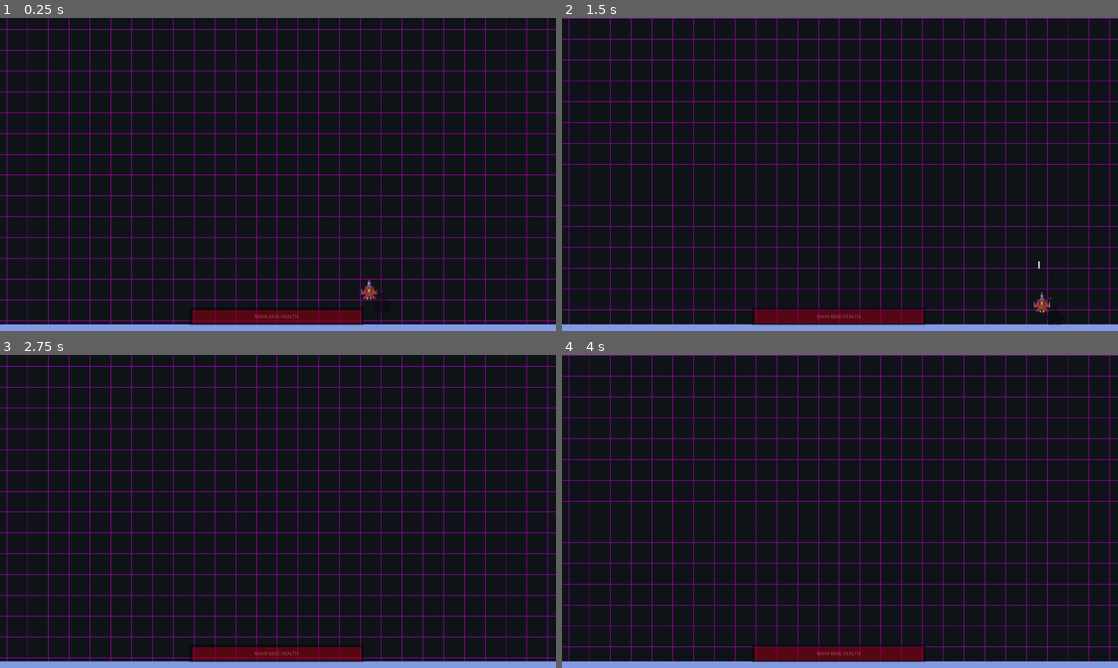
Above: before the commit, frames 1-4 (two rows, left to right).
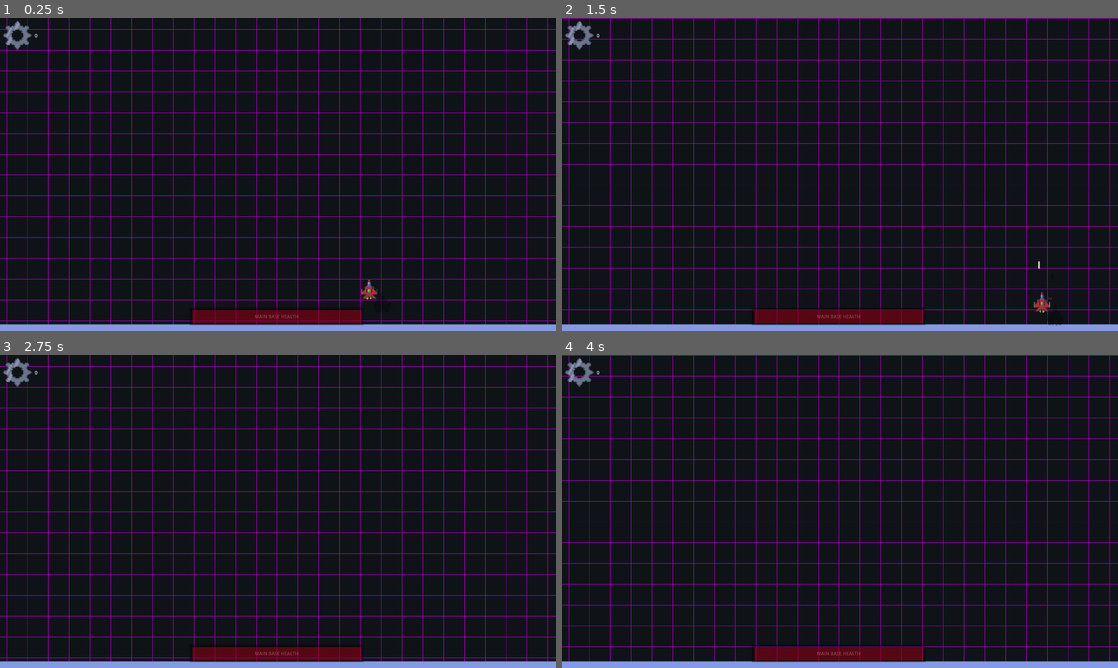
Above: after the commit, the same moments.

Repository: Nekupa-Studio/PlaneGame
Game: Godot game, scene res://scenes/prototype.tscn
The game is run twice, just before and just after one commit, with the same random seed, the same clock (stepped at 60 frames per second) and the same inputs.
Inputs (mouse positions are in pixels of both pictures, inside the frame that each line leads up to):
- Up to frame 1 (0.25 s): no input
- Up to frame 2 (1.5 s): move the mouse to (962, 158) at 0.52 s; hold Right (right) 0.53-1.28 s; click (962, 158) at 0.6 s; move the mouse to (728, 190) at 1.27 s; hold Down (down) from 1.28 s (still down); tap Space (shoot) at 1.35 s
- Up to frame 3 (2.75 s): move the mouse to (333, 442) at 2.02 s; release Down (down) at 2.03 s; hold Right (right) from 2.03 s (still down); click (333, 442) at 2.1 s
- Up to frame 4 (4 s): move the mouse to (812, 574) at 2.77 s; release Right (right) at 2.78 s; hold Up (up) 2.78-3.53 s; tap Space (shoot) at 2.85 s; move the mouse to (1006, 558) at 3.52 s; hold Left (left) from 3.53 s (still down); click (1006, 558) at 3.6 s

The runs differ from the first frame. In frame 1, 0.2% of the frame differs, in the area x 0-7%, y 0-11%; in frame 2, 0.2%; in frame 3, 0.2%; in frame 4, 0.2%.

Commit message:
Reprise possible du dév (GEARS ADDED)
Now the "mana" system, which is represented here by gears works.

Diff:
--- /dev/null
+++ b/assets/game_ui.tscn
@@ -0,0 +1,91 @@
+[gd_scene load_steps=3 format=3 uid="uid://fkyb0ec88afs"]
+
+[ext_resource type="Script" path="res://scripts/ui_handler.gd" id="1_ndm5o"]
+[ext_resource type="Texture2D" uid="uid://bum5hxagm67eo" path="res://imports/gear.png" id="2_80qlv"]
+
+[node name="main_ui" type="CanvasLayer"]
+script = ExtResource("1_ndm5o")
+
+[node name="main_control" type="Control" parent="."]
+layout_mode = 3
+anchors_preset = 15
+anchor_right = 1.0
+anchor_bottom = 1.0
+grow_horizontal = 2
+grow_vertical = 2
+
+[node name="healthbg" type="ColorRect" parent="main_control"]
+modulate = Color(1, 1, 1, 0.384314)
+custom_minimum_size = Vector2(600, 60)
+layout_mode = 1
+anchors_preset = 7
+anchor_left = 0.5
+anchor_top = 1.0
+anchor_right = 0.5
+anchor_bottom = 1.0
+offset_left = -304.0
+offset_top = -80.0
+offset_right = 296.0
+offset_bottom = -20.0
+grow_horizontal = 2
+grow_vertical = 0
+color = Color(0, 0, 0, 1)
+
+[node name="RichTextLabel" type="RichTextLabel" parent="main_control/healthbg"]
+custom_minimum_size = Vector2(300, 25)
+layout_mode = 1
+anchors_preset = 8
+anchor_left = 0.5
+anchor_top = 0.5
+anchor_right = 0.5
+anchor_bottom = 0.5
+offset_left = -0.5
+offset_right = 0.5
+grow_horizontal = 2
+grow_vertical = 2
+bbcode_enabled = true
+text = "[center]MAIN BASE HEALTH"
+
+[node name="healthfill" type="ColorRect" parent="main_control/healthbg"]
+custom_minimum_size = Vector2(0, 30)
+layout_mode = 1
+anchors_preset = -1
+anchor_left = 0.0125
+anchor_top = 0.125
+anchor_right = 0.9875
+anchor_bottom = 0.875
+grow_horizontal = 2
+grow_vertical = 2
+color = Color(0.835294, 0, 0.109804, 1)
+metadata/_edit_use_anchors_ = true
+
+[node name="gear_amount" type="Control" parent="."]
+layout_mode = 3
+anchors_preset = 0
+offset_right = 359.0
+offset_bottom = 120.0
+
+[node name="RichTextLabel" type="RichTextLabel" parent="gear_amount"]
+layout_mode = 1
+anchors_preset = 6
+anchor_left = 1.0
+anchor_top = 0.5
+anchor_right = 1.0
+anchor_bottom = 0.5
+offset_left = -239.0
+offset_top = -11.0
+offset_right = -60.0
+offset_bottom = 12.0
+grow_horizontal = 0
+grow_vertical = 2
+bbcode_enabled = true
+text = "x 69420"
+fit_content = true
+
+[node name="gear_indicator" type="TextureRect" parent="gear_amount"]
+texture_filter = 1
+layout_mode = 1
+offset_right = 40.0
+offset_bottom = 40.0
+scale = Vector2(3, 3)
+texture = ExtResource("2_80qlv")
--- a/assets/main_ui.tscn
+++ /dev/null
@@ -1,59 +0,0 @@
-[gd_scene load_steps=2 format=3 uid="uid://fkyb0ec88afs"]
-
-[ext_resource type="Script" path="res://scripts/ui_handler.gd" id="1_ndm5o"]
-
-[node name="main_ui" type="CanvasLayer"]
-script = ExtResource("1_ndm5o")
-
-[node name="main_control" type="Control" parent="."]
-layout_mode = 3
-anchors_preset = 15
-anchor_right = 1.0
-anchor_bottom = 1.0
-grow_horizontal = 2
-grow_vertical = 2
-
-[node name="healthbg" type="ColorRect" parent="main_control"]
-modulate = Color(1, 1, 1, 0.384314)
-custom_minimum_size = Vector2(600, 60)
-layout_mode = 1
-anchors_preset = 7
-anchor_left = 0.5
-anchor_top = 1.0
-anchor_right = 0.5
-anchor_bottom = 1.0
-offset_left = -304.0
-offset_top = -80.0
-offset_right = 296.0
-offset_bottom = -20.0
-grow_horizontal = 2
-grow_vertical = 0
-color = Color(0, 0, 0, 1)
-
-[node name="RichTextLabel" type="RichTextLabel" parent="main_control/healthbg"]
-custom_minimum_size = Vector2(300, 25)
-layout_mode = 1
-anchors_preset = 8
-anchor_left = 0.5
-anchor_top = 0.5
-anchor_right = 0.5
-anchor_bottom = 0.5
-offset_left = -0.5
-offset_right = 0.5
-grow_horizontal = 2
-grow_vertical = 2
-bbcode_enabled = true
-text = "[center]MAIN BASE HEALTH"
-
-[node name="healthfill" type="ColorRect" parent="main_control/healthbg"]
-custom_minimum_size = Vector2(0, 30)
-layout_mode = 1
-anchors_preset = -1
-anchor_left = 0.0125
-anchor_top = 0.125
-anchor_right = 0.9875
-anchor_bottom = 0.875
-grow_horizontal = 2
-grow_vertical = 2
-color = Color(0.835294, 0, 0.109804, 1)
-metadata/_edit_use_anchors_ = true
--- a/scenes/prototype.tscn
+++ b/scenes/prototype.tscn
@@ -8,7 +8,7 @@
 [ext_resource type="PackedScene" uid="uid://bdube1fexftkf" path="res://assets/enemy.tscn" id="3_cgmdh"]
 [ext_resource type="Script" path="res://scripts/camera_follow.gd" id="5_sum8m"]
 [ext_resource type="PackedScene" uid="uid://dkp3flc8rotqy" path="res://assets/plane_spawn.tscn" id="7_0ykbg"]
-[ext_resource type="PackedScene" uid="uid://fkyb0ec88afs" path="res://assets/main_ui.tscn" id="9_55bld"]
+[ext_resource type="PackedScene" uid="uid://fkyb0ec88afs" path="res://assets/game_ui.tscn" id="9_55bld"]
 [ext_resource type="PackedScene" uid="uid://0n1edeq4hnb8" path="res://assets/base.tscn" id="10_3fkpm"]
 
 [sub_resource type="ShaderMaterial" id="ShaderMaterial_6llqi"]
@@ -66,8 +66,9 @@
 
 [node name="Prototype" type="Node2D"]
 material = SubResource("ShaderMaterial_6llqi")
+metadata/_edit_vertical_guides_ = [0.0]
 
-[node name="main_ui" parent="." instance=ExtResource("9_55bld")]
+[node name="game_ui" parent="." instance=ExtResource("9_55bld")]
 
 [node name="Water" type="TileMap" parent="."]
 modulate = Color(0.701961, 0.701961, 0.701961, 1)
@@ -124,6 +125,7 @@
 ELEVATION_LEVEL = 2
 
 [node name="base" parent="." instance=ExtResource("10_3fkpm")]
-position = Vector2(424, 1480)
+position = Vector2(432, 1480)
 
-[connection signal="health_changed" from="base" to="main_ui" method="update_health"]
+[connection signal="gear_changed" from="Player" to="game_ui" method="update_gears"]
+[connection signal="health_changed" from="base" to="game_ui" method="update_health"]
--- a/scripts/base_enemy.gd
+++ b/scripts/base_enemy.gd
@@ -8,9 +8,14 @@
 
 @onready var sprite = $sprite
 
+var gear_drop: int = 10
+
 func handle_hit(col):
 	if col is Bullet or col is Player:
 		crash_plane()
+		if col is Bullet and col.creator is Player:
+			print(col.creator.gears)
+			col.creator.add_gear(gear_drop)
 		if col is Player:
 			col.crash_plane()
 
--- a/scripts/player_handler.gd
+++ b/scripts/player_handler.gd
@@ -1,5 +1,7 @@
 extends Planes
 class_name Player
+
+signal gear_changed(gears)
 
 const BULLET_SCENE = preload("res://assets/bullet.tscn")
 const ELEV_LERP_FACTOR = 0.12
@@ -9,6 +11,8 @@
 
 @onready var sprite := $Sprite
 @onready var shoot_particle_system := $shoot_particle
+
+var gears: int = 0
 
 var friction: float = 0.08
 var attack_time: float = 0
@@ -65,5 +69,9 @@
 
 	move_and_slide()
 
+func add_gear(change):
+	gears += change
+	emit_signal("gear_changed", gears)
+
 func _get_class():
 	return Player
--- a/scripts/ui_handler.gd
+++ b/scripts/ui_handler.gd
@@ -2,11 +2,16 @@
 class_name UI
 
 @onready var health_bar = $main_control/healthbg/healthfill
+@onready var gear_amount = $gear_amount/RichTextLabel
 
 var initial_health_width: int
 
 func _ready():
 	initial_health_width = health_bar.size.x
+	gear_amount.text = "0"
 
 func update_health(max_health, health):
 	health_bar.size.x = initial_health_width * (health/max_health)
+
+func update_gears(gears):
+	gear_amount.text = str(gears)
Binary file added: imports/bomb.png
Not shown, added: imports/bomb.png.import
Binary file added: imports/gear.png
Not shown, added: imports/gear.png.import
Binary file added: imports/medal.png
Not shown, added: imports/medal.png.import
Not shown: 1 places in scenes/prototype.tscn that only renumber resources
Not shown, added: compiled_prototypes/linux/Jeu Avions Pioupiou.zip
